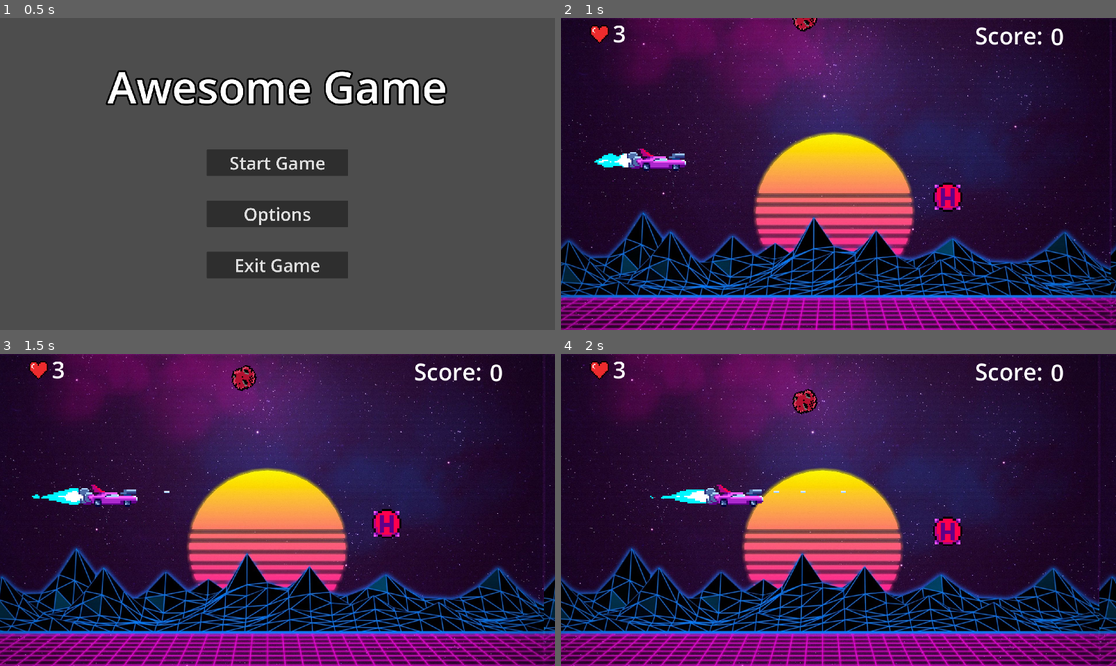
Above: before the commit, frames 1-4 (two rows, left to right).
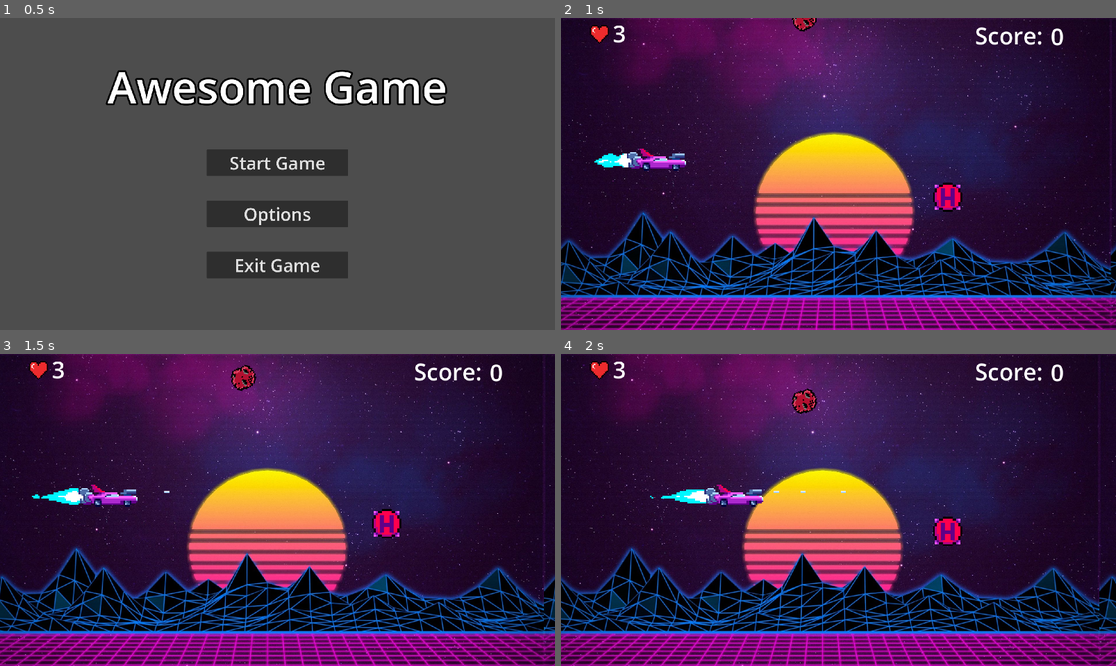
Above: after the commit, the same moments.

Repository: P0ddy/Project-Bentley
Game: Godot game, scene res://Scenes/Menu/main_menu.tscn
The game is run twice, just before and just after one commit, with the same random seed, the same clock (stepped at 60 frames per second) and the same inputs. Sound files missing from this copy of the repository are replaced by a short silence.
Inputs:
- Up to frame 1 (0.5 s): no input
- Up to frame 2 (1 s): click "Start Game" at 0.5 s
- Up to frame 3 (1.5 s): hold D (right) from 1.28 s (still down); hold Space (shoot) from 1.28 s (still down)
- Up to frame 4 (2 s): keep holding D (right); keep holding Space (shoot)

Frame 1 is identical in both runs. In frame 2, less than 0.1% of the frame differs, in the area x 41-47%, y 0-5%; in frame 3, less than 0.1%; in frame 4, less than 0.1%, in the area x 41-47%, y 10-20%.

Commit message:
adding meteor texture

Diff:
--- /dev/null
+++ b/Scenes/MainScene/Sprite2D.gd
@@ -0,0 +1,9 @@
+extends Sprite2D
+
+
+var frames = texture.get_width() / region_rect.size.x
+
+
+func _ready():
+	var random_index = randi_range(0, frames - 1)
+	region_rect.position.x = random_index * region_rect.size.x
--- a/Scenes/MainScene/meteor.tscn
+++ b/Scenes/MainScene/meteor.tscn
@@ -1,7 +1,8 @@
-[gd_scene load_steps=5 format=3 uid="uid://ft25ecra3w7y"]
+[gd_scene load_steps=6 format=3 uid="uid://ft25ecra3w7y"]
 
 [ext_resource type="Script" path="res://Scenes/MainScene/meteor.gd" id="1_otrwl"]
-[ext_resource type="Texture2D" uid="uid://bvpc1e5leh1tf" path="res://Assets/Asteroid-Sheet_Big.png" id="1_pyb0n"]
+[ext_resource type="Texture2D" uid="uid://bvpc1e5leh1tf" path="res://Assets/Enemy's/Asteroid-Sheet_Big.png" id="2_0jyhn"]
+[ext_resource type="Script" path="res://Scenes/MainScene/Sprite2D.gd" id="3_bvte5"]
 
 [sub_resource type="CircleShape2D" id="CircleShape2D_y1tup"]
 radius = 45.0444
@@ -16,9 +17,10 @@
 
 [node name="Sprite2D" type="Sprite2D" parent="."]
 scale = Vector2(0.5, 0.5)
-texture = ExtResource("1_pyb0n")
+texture = ExtResource("2_0jyhn")
 region_enabled = true
-region_rect = Rect2(58, 58, 187, 202)
+region_rect = Rect2(1290.72, -1.21167, 310.023, 320.653)
+script = ExtResource("3_bvte5")
 
 [node name="VisibleOnScreenNotifier2D" type="VisibleOnScreenNotifier2D" parent="."]
 position = Vector2(2, 0.499998)
Renamed: Assets/Asteroid-Sheet_Big.png -> Assets/Enemy's/Asteroid-Sheet_Big.png
Not shown, changed: Assets/Enemy's/Asteroid-Sheet_Big.png.import
